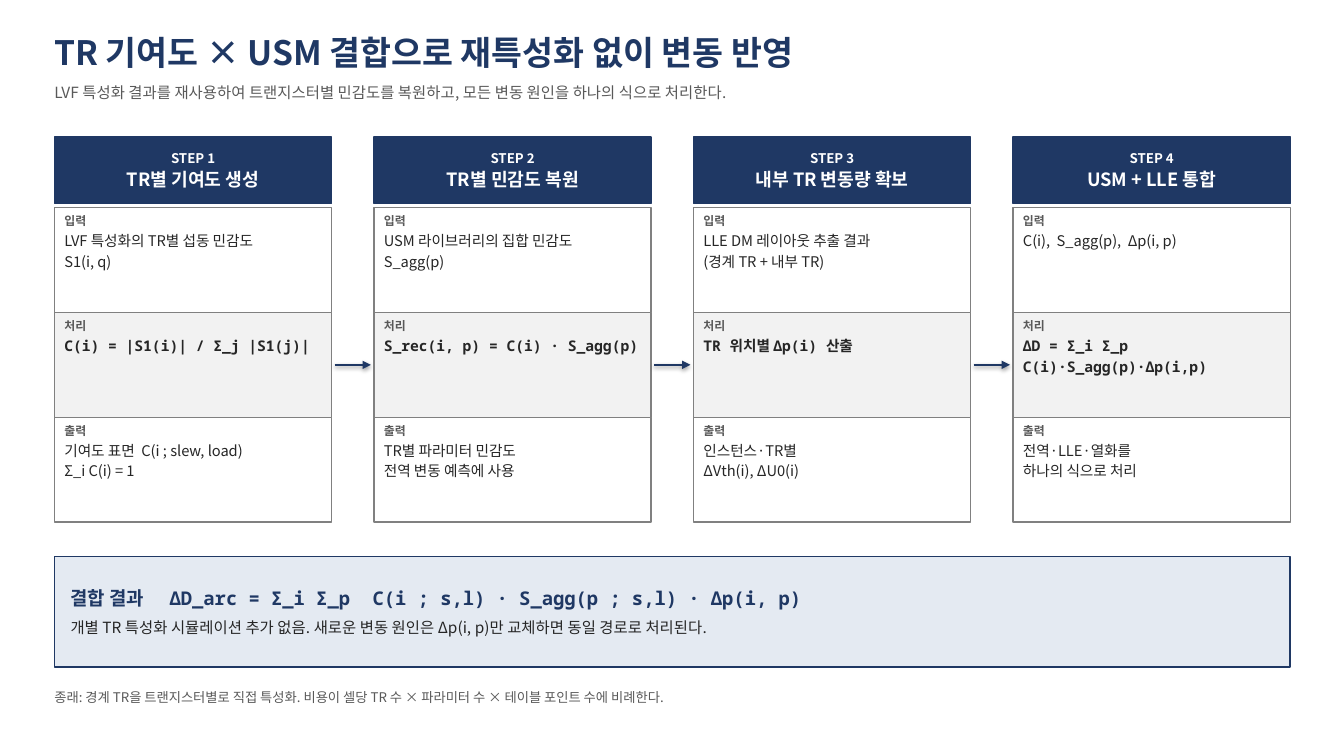
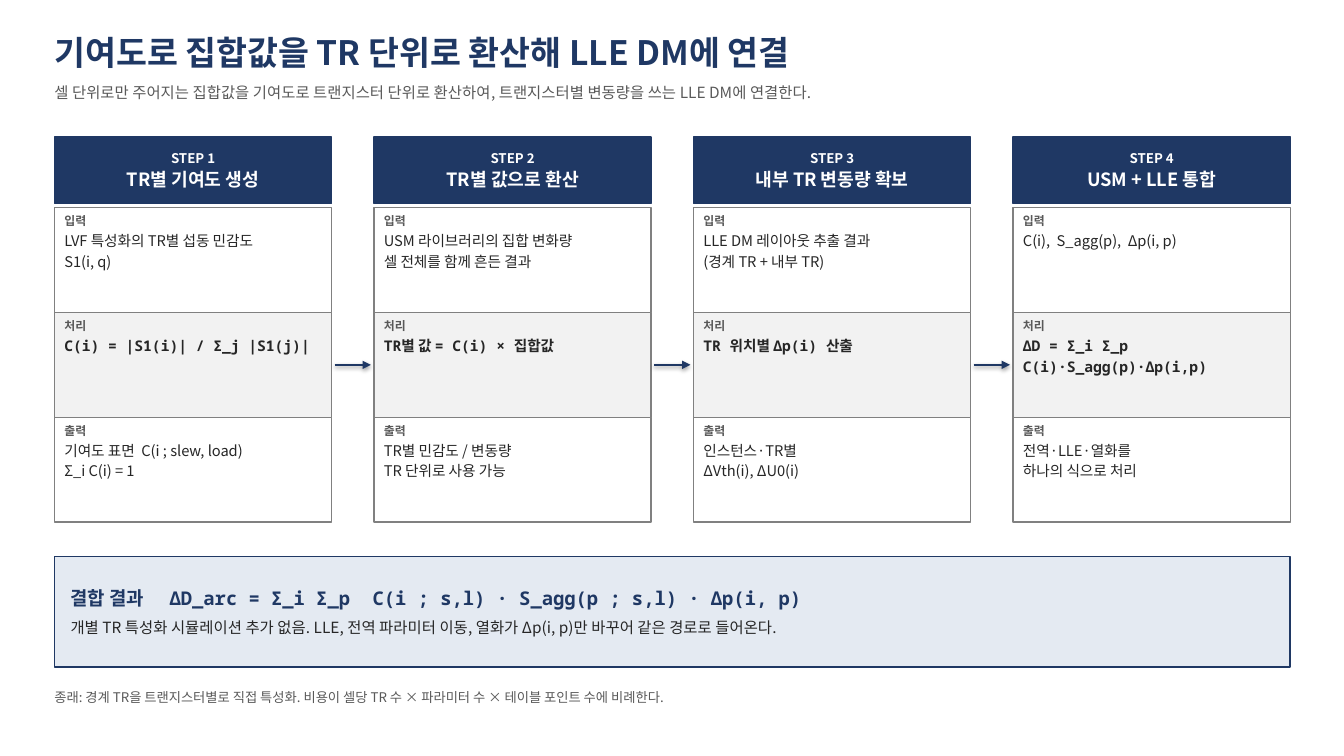
Before and after one commit to Yoobeom/Yoobeom, a slide deck: slide 1 of lvf_global_var/doc/slides/invention_4steps.pptx. Drawn at 1344x756 pixels with LibreOffice and Linux fonts; fonts in the diff are those of the drawing. Boxes give left, top, right and bottom in pixels: in the first picture for what was removed or moved away, otherwise in the second. Text is boxed around its words. In the diff, an @@ line names an element or a change of style, - is before the commit and + after.

```diff
--- a/lvf_global_var/doc/slides/invention_4steps.pptx
+++ b/lvf_global_var/doc/slides/invention_4steps.pptx
@@ text at box(54, 36, 790, 68): text changed @@
-TR 기여도 × USM 결합으로 재특성화 없이 변동 반영
+기여도로 집합값을 TR 단위로 환산해 LLE DM에 연결
@@ text at box(54, 85, 811, 101): text changed @@
-LVF 특성화 결과를 재사용하여 트랜지스터별 민감도를 복원하고, 모든 변동 원인을 하나의 식으로 처리한다.
+셀 단위로만 주어지는 집합값을 기여도로 트랜지스터 단위로 환산하여, 트랜지스터별 변동량을 쓰는 LLE DM에 연결한다.
@@ text in rectangle at box(447, 170, 578, 188): text changed @@
-TR별 민감도 복원
+TR별 값으로 환산
@@ text in rectangle at box(384, 234, 572, 268): text changed @@
-USM 라이브러리의 집합 민감도
-S_agg(p)
+USM 라이브러리의 집합 변화량
+셀 전체를 함께 흔든 결과
@@ text in rectangle at box(384, 338, 554, 354): text changed @@
-S_rec(i, p) = C(i) · S_agg(p)
+TR별 값 = C(i) × 집합값
@@ text in rectangle at box(384, 444, 511, 477): text changed @@
-TR별 파라미터 민감도
-전역 변동 예측에 사용
+TR별 민감도 / 변동량
+TR 단위로 사용 가능
@@ text in rectangle at box(71, 620, 776, 637): text changed @@
-개별 TR 특성화 시뮬레이션 추가 없음. 새로운 변동 원인은 Δp(i, p)만 교체하면 동일 경로로 처리된다.
+개별 TR 특성화 시뮬레이션 추가 없음. LLE, 전역 파라미터 이동, 열화가 Δp(i, p)만 바꾸어 같은 경로로 들어온다.
```
Also in this commit, not shown: 4 other slides changed, 1 other file.
